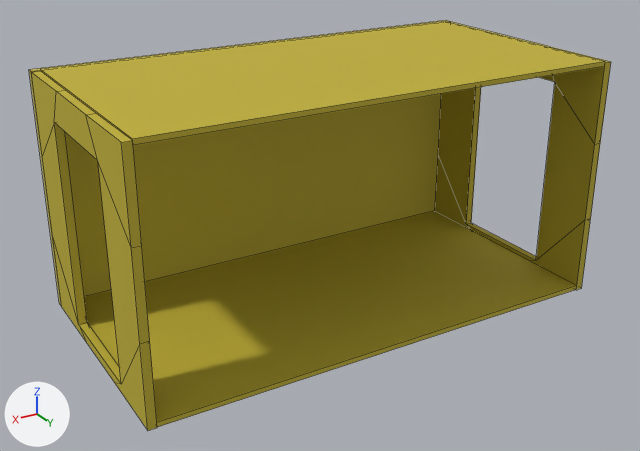
An edit to the OBJ model Models/Rooms/Frame/Frame_3_6.obj, drawn before and after from the same camera.
The view is the same before and after, from a camera (50 mm lens) standing at (5.3, 8.65, 5.35) and looking at (0.15, 0.08, 1.06). The axes (+X, +Y, +Z) are drawn at lower left. The lights are the same throughout. Mesh edges are drawn as thin lines. Where no turn or scale is listed for an object, it has been applied to the vertices.

Names of what the first picture shows: 'Frame_3_6'.
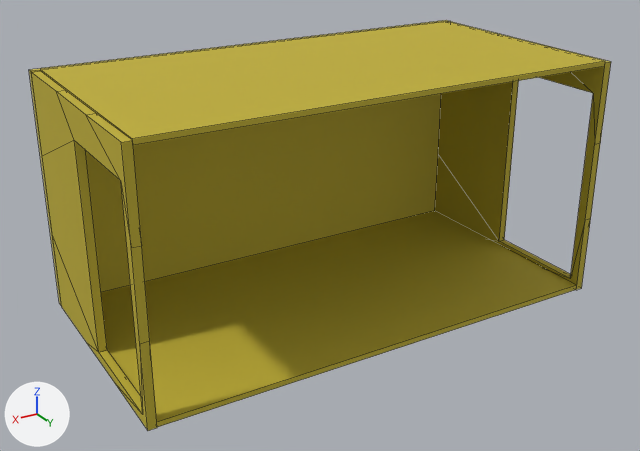
Location of each change, (x1, y1, x2, y2) in pixels of the pictures (640 x 451 px; the box of a moved part takes in the faces that stretch with it):
part 1 of me_frame_3_6, moved or reshaped
    both: (435, 66, 605, 285)
part 2 of me_frame_3_6, moved or reshaped
    both: (31, 72, 148, 430)

What changed in the scene script:
```text
Change me_frame_3_6:
    where me_frame_3_6.from_pydata(...)  # 88 vertices, 82 faces; spans x -3.0..3.0, y -1.6..1.5, z -0.01..3.01
    used by ob_frame_3_6; location = (0.0, 0.0, 0.0)
    before: 26 (-2.9, 0.74, 0.11) at pixel (535, 260), 28 (-2.9, -0.74, 0.11) at pixel (466, 224), 33 (-2.9, 0.74, 2.6) at pixel (554, 82), 34 (-2.9, -0.74, 2.6), 42 (-3.0, 0.74, 0.11)
    before: 45 (-3.0, -0.74, 0.11) at pixel (471, 222), 48 (-3.0, 0.74, 2.6), 51 (-3.0, -0.74, 2.6)
    before: 58 (3.0, 0.74, 0.11) at pixel (121, 384), 60 (3.0, -0.74, 0.11) at pixel (78, 324), 65 (3.0, 0.74, 2.6) at pixel (97, 160), 66 (3.0, -0.74, 2.6) at pixel (54, 122), 74 (2.9, 0.74, 0.11)
    before: 77 (2.9, -0.74, 0.11) at pixel (87, 322), 80 (2.9, 0.74, 2.6), 83 (2.9, -0.74, 2.6)
    me_frame_3_6 part 1
    add for i in [26, 33, 42, 48]: me_frame_3_6.vertices[i].co += Vector((0.0, 0.63, 0.0))
    add for i in [28, 34, 45, 51]: me_frame_3_6.vertices[i].co += Vector((0.0, 0.73, 0.0))
    me_frame_3_6 part 2
    add for i in [58, 65, 74, 80]: me_frame_3_6.vertices[i].co += Vector((0.0, 0.63, 0.0))
    add for i in [60, 66, 77, 83]: me_frame_3_6.vertices[i].co += Vector((0.0, 0.73, 0.0))
```
